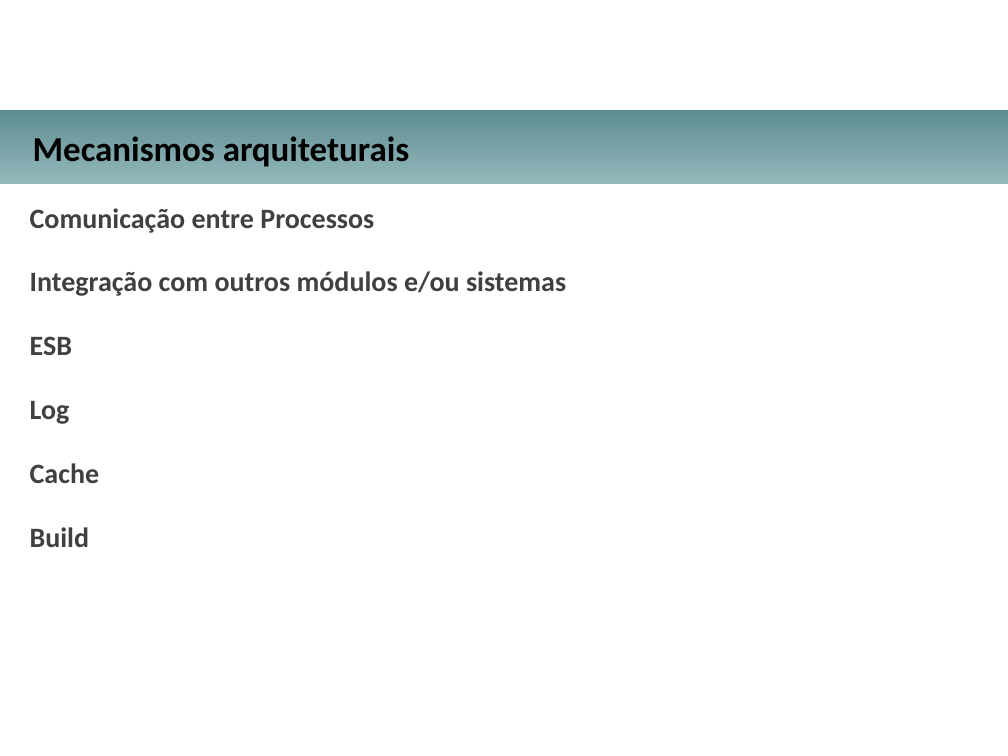
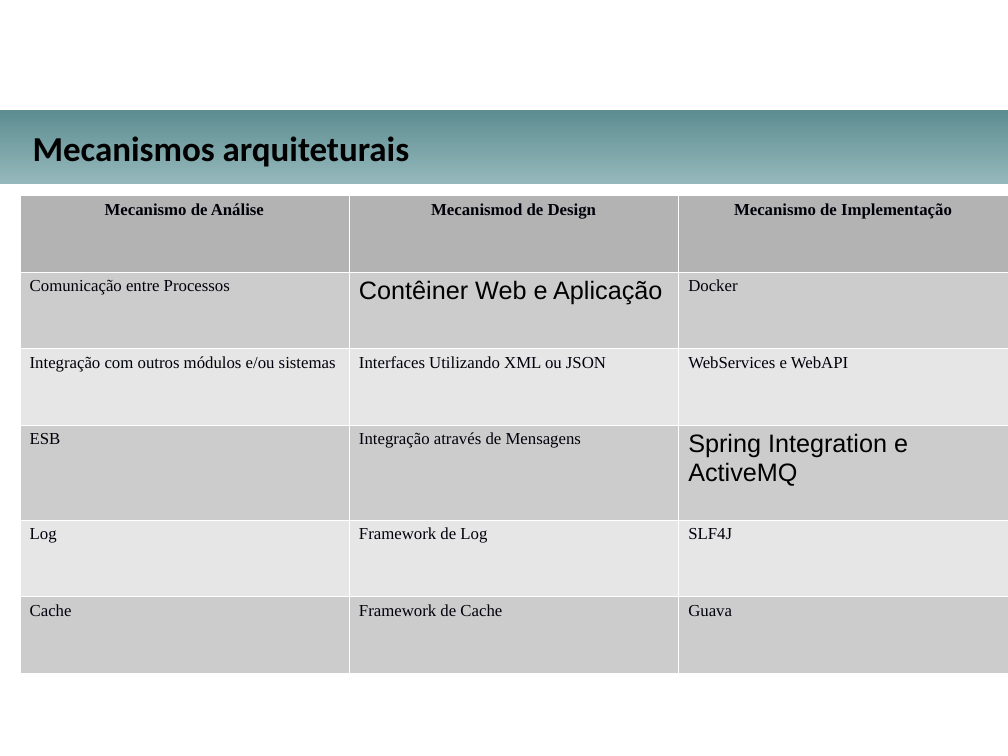
Before and after one commit to MarcianoAnunciacao/especializacaopuc, a slide deck: slide 11 of apresentacao_projeto_arquitetural_TCC_Marciano.pptx (slide 12 before the commit). Drawn at 1008x756 pixels with LibreOffice and Linux fonts; fonts in the diff are those of the drawing; background and template pictures are left out. Boxes give left, top, right and bottom in pixels: in the first picture for what was removed or moved away, otherwise in the second. Text is boxed around its words. In the diff, an @@ line names an element or a change of style, - is before the commit and + after.

```diff
--- a/apresentacao_projeto_arquitetural_TCC_Marciano.pptx
+++ b/apresentacao_projeto_arquitetural_TCC_Marciano.pptx
@@ text "Sistema de DropShipping" at (191,203,208,215): line spacing 3.5pt to 1.2pt @@
@@ table added at (20,196,1008,674), 6 rows, 3 columns @@
+Mecanismo de Análise | Mecanismod de Design | Mecanismo de Implementação
+Comunicação entre Processos | Contêiner Web e Aplicação | Docker
+Integração com outros módulos e/ou sistemas | Interfaces Utilizando XML ou JSON | WebServices e WebAPI
+ESB | Integração através de Mensagens | Spring Integration e ActiveMQ
+Log | Framework de Log | SLF4J
+Cache | Framework de Cache | Guava
@@ text removed at (30,208,566,547) @@
-Comunicação entre Processos
-Integração com outros módulos e/ou sistemas
-ESB
-Log
-Cache
-Build
```
Also in this commit, not shown: 17 other slides changed, 2 slides added, 2 slides removed, 1 other file.
